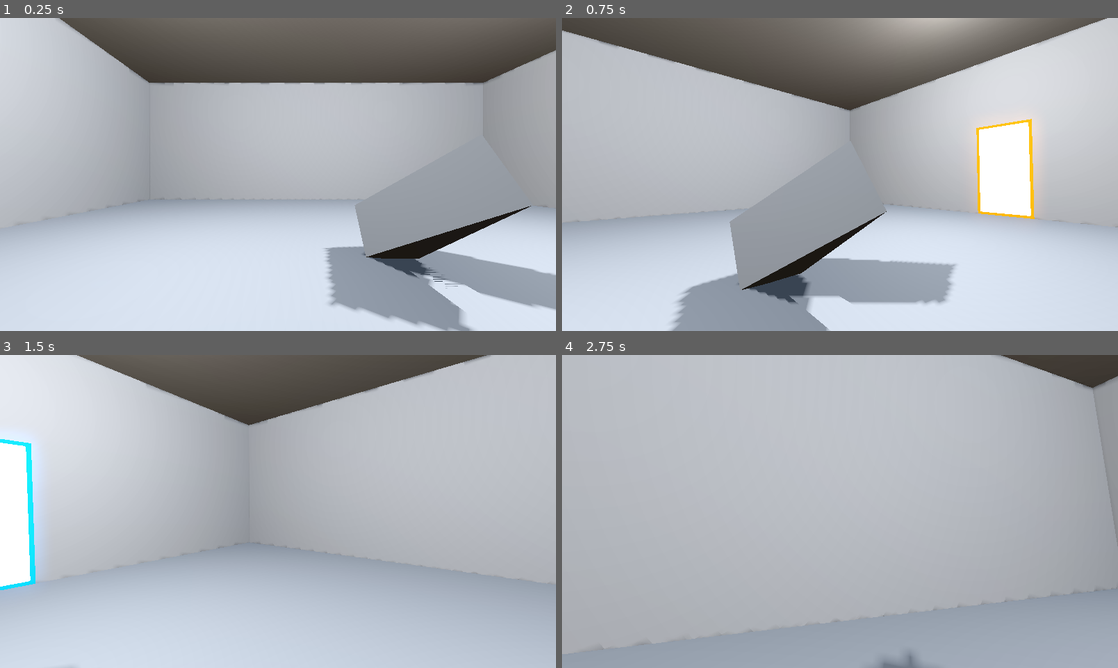
Above: before the commit, frames 1-4 (two rows, left to right).
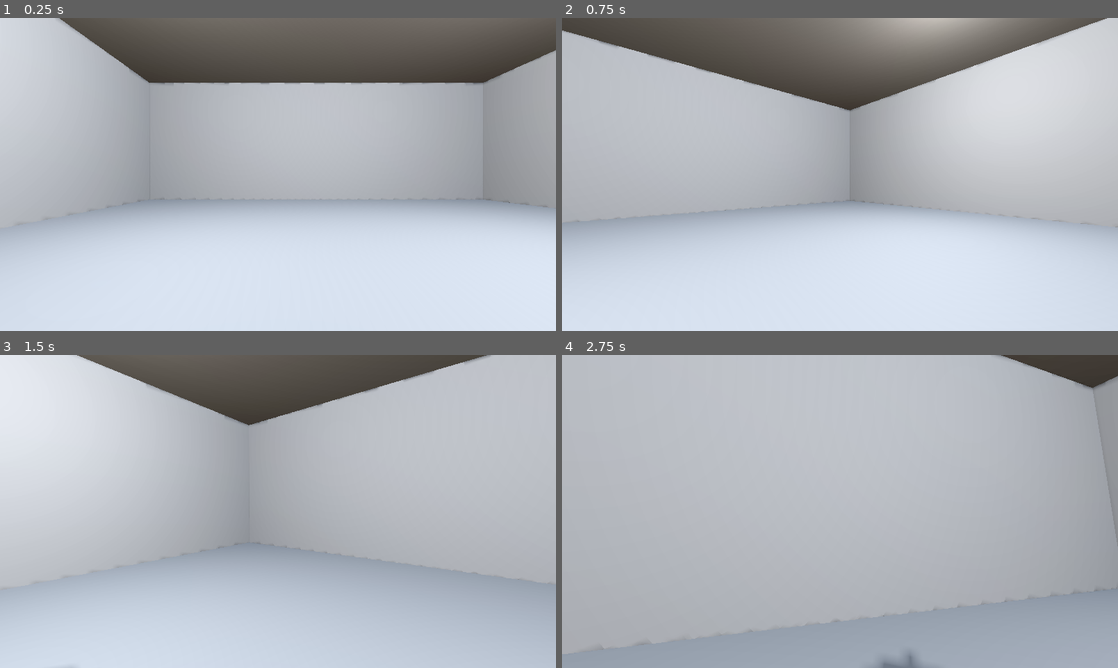
Above: after the commit, the same moments.

Repository: brenioks/portals
Game: Godot game, scene res://assets/levels/lvl1.tscn
Two runs of this game, one before a commit and one after it. Both use one fixed random seed, a clock stepped at 60 frames per second and the inputs below.
Inputs (mouse positions are in pixels of both pictures, inside the frame that each line leads up to):
- Up to frame 1 (0.25 s): no input
- Up to frame 2 (0.75 s): tap Enter at 0.5 s; move the mouse to (867, 174) at 0.52 s; hold W (forward) from 0.53 s (still down)
- Up to frame 3 (1.5 s): keep holding W (forward); tap Space (jump) at 0.77 s; move the mouse to (250, 511) at 1.27 s
- Up to frame 4 (2.75 s): keep holding W (forward); tap Space (jump) at 1.52 s; move the mouse to (851, 505) at 2.02 s

The runs differ from the first frame. In frame 1, 10% of the frame differs, in the area x 58-100%, y 50-100%; in frame 2, 14%, in the area x 19-85%, y 32-100%; in frame 3, 3.2%; in frame 4, nothing differs.

Commit message:
portal view attempt #3
Funny
Portals are in the same wall and 0rad rotated

Diff:
--- a/assets/levels/lvl1.tscn
+++ b/assets/levels/lvl1.tscn
@@ -1,13 +1,8 @@
-[gd_scene load_steps=26 format=3 uid="uid://cj1m7pr8nc0tf"]
+[gd_scene load_steps=12 format=3 uid="uid://cj1m7pr8nc0tf"]
 
 [ext_resource type="Script" path="res://assets/scripts/portals.gd" id="1_0t7j2"]
 [ext_resource type="PackedScene" uid="uid://c5o5wl6urgmbp" path="res://assets/objects/player.tscn" id="1_qsemo"]
 [ext_resource type="PackedScene" uid="uid://27gow0tlrm2d" path="res://assets/objects/portal.tscn" id="2_c53dn"]
-[ext_resource type="Texture2D" uid="uid://bsbtp8f83oxql" path="res://assets/textures/portal.png" id="3_ndqlb"]
-[ext_resource type="Texture2D" uid="uid://csn04y8wn8xpo" path="res://assets/textures/portalempty1.png" id="4_7oj3x"]
-[ext_resource type="Texture2D" uid="uid://dlgtkvul2t0s8" path="res://assets/textures/portalempty2.png" id="5_vr508"]
-[ext_resource type="Texture2D" uid="uid://obbly488n13a" path="res://assets/textures/portalempty3.png" id="6_ekoml"]
-[ext_resource type="Texture2D" uid="uid://401gb8e1s1sx" path="res://assets/textures/portalempty4.png" id="7_n303g"]
 [ext_resource type="Script" path="res://assets/levels/GUI.gd" id="8_6qncl"]
 
 [sub_resource type="ProceduralSkyMaterial" id="ProceduralSkyMaterial_itapp"]
@@ -34,73 +29,6 @@
 volumetric_fog_density = 0.01
 adjustment_enabled = true
 
-[sub_resource type="ViewportTexture" id="ViewportTexture_f2nbl"]
-viewport_path = NodePath("SubViewport")
-
-[sub_resource type="AnimatedTexture" id="AnimatedTexture_30bv6"]
-frames = 4
-speed_scale = 2.0
-frame_0/texture = ExtResource("4_7oj3x")
-frame_0/duration = 0.4
-frame_1/texture = ExtResource("5_vr508")
-frame_1/duration = 0.4
-frame_2/texture = ExtResource("6_ekoml")
-frame_2/duration = 0.4
-frame_3/texture = ExtResource("7_n303g")
-frame_3/duration = 0.4
-
-[sub_resource type="StandardMaterial3D" id="StandardMaterial3D_8260e"]
-albedo_texture = SubResource("AnimatedTexture_30bv6")
-
-[sub_resource type="StandardMaterial3D" id="StandardMaterial3D_lkue5"]
-render_priority = 2
-next_pass = SubResource("StandardMaterial3D_8260e")
-transparency = 2
-alpha_scissor_threshold = 0.5
-alpha_antialiasing_mode = 0
-albedo_color = Color(1, 0, 0, 1)
-albedo_texture = ExtResource("3_ndqlb")
-emission_enabled = true
-emission = Color(1, 0.670588, 0, 1)
-
-[sub_resource type="StandardMaterial3D" id="StandardMaterial3D_iqsbq"]
-resource_local_to_scene = true
-render_priority = 1
-next_pass = SubResource("StandardMaterial3D_lkue5")
-shading_mode = 0
-specular_mode = 2
-albedo_texture = SubResource("ViewportTexture_f2nbl")
-texture_filter = 0
-texture_repeat = false
-disable_receive_shadows = true
-point_size = 13.9
-
-[sub_resource type="ViewportTexture" id="ViewportTexture_5uml2"]
-viewport_path = NodePath("SubViewport")
-
-[sub_resource type="StandardMaterial3D" id="StandardMaterial3D_6gyxo"]
-render_priority = 2
-next_pass = SubResource("StandardMaterial3D_8260e")
-transparency = 2
-alpha_scissor_threshold = 0.5
-alpha_antialiasing_mode = 0
-albedo_color = Color(0, 0, 1, 1)
-albedo_texture = ExtResource("3_ndqlb")
-emission_enabled = true
-emission = Color(0, 0.792157, 1, 1)
-
-[sub_resource type="StandardMaterial3D" id="StandardMaterial3D_pkfff"]
-resource_local_to_scene = true
-render_priority = 1
-next_pass = SubResource("StandardMaterial3D_6gyxo")
-shading_mode = 0
-specular_mode = 2
-albedo_texture = SubResource("ViewportTexture_5uml2")
-texture_filter = 0
-texture_repeat = false
-disable_receive_shadows = true
-point_size = 13.9
-
 [sub_resource type="StyleBoxFlat" id="StyleBoxFlat_seqlk"]
 content_margin_left = 5.0
 content_margin_top = 5.0
@@ -121,9 +49,6 @@
 [sub_resource type="ViewportTexture" id="ViewportTexture_ghrfi"]
 viewport_path = NodePath("SubViewport")
 
-[sub_resource type="PrismMesh" id="PrismMesh_qutub"]
-lightmap_size_hint = Vector2i(14, 21)
-
 [node name="World" type="Node3D"]
 
 [node name="ENVIRONMENT" type="Node" parent="."]
@@ -165,25 +90,11 @@
 
 [node name="PortalA" parent="PORTALS" instance=ExtResource("2_c53dn")]
 unique_name_in_owner = true
-transform = Transform3D(8.9407e-08, 0, 1, 0, 1, 0, -1, 0, 8.9407e-08, -9.98078, 0, -1.31134e-07)
-
-[node name="Mesh" parent="PORTALS/PortalA" index="0"]
-transform = Transform3D(1, 0, 0, 0, 1, 0, 0, 0, 1, -0.2, 2, 1.74846e-08)
-surface_material_override/0 = SubResource("StandardMaterial3D_iqsbq")
-
-[node name="Camera" parent="PORTALS/PortalA/SubViewport" index="0"]
-transform = Transform3D(-4.37114e-08, 0, 1, 0, 1, 0, -1, 0, -4.37114e-08, 9.98172, 1.5, 0.2)
+transform = Transform3D(1, 0, 0, 0, 1, 0, 0, 0, 1, -2, 2, -9.99)
 
 [node name="PortalB" parent="PORTALS" instance=ExtResource("2_c53dn")]
 unique_name_in_owner = true
-transform = Transform3D(-4.37114e-08, 0, -1, 0, 1, 0, 1, 0, -4.37114e-08, 9.98172, 0, 1.31134e-07)
-
-[node name="Mesh" parent="PORTALS/PortalB" index="0"]
-transform = Transform3D(1, 0, 0, 0, 1, 0, 0, 0, 1, 0.2, 2, -1.74846e-08)
-surface_material_override/0 = SubResource("StandardMaterial3D_pkfff")
-
-[node name="Camera" parent="PORTALS/PortalB/SubViewport" index="0"]
-transform = Transform3D(1.19249e-08, 0, -1, 0, 1, 0, 1, 0, 1.19249e-08, -9.98078, 1.5, 0.2)
+transform = Transform3D(1, 0, 0, 0, 1, 0, 0, 0, 1, 2, 2, -9.99)
 
 [node name="Player" parent="." instance=ExtResource("1_qsemo")]
 unique_name_in_owner = true
@@ -292,16 +203,9 @@
 text = "P. B
 "
 
-[node name="ARrai" type="MeshInstance3D" parent="."]
-unique_name_in_owner = true
-transform = Transform3D(1.91069e-15, 2.1785, 4.37114e-08, 4.37114e-08, -9.52251e-08, 1, 1, 0, -4.37114e-08, 0, 1, 0)
-mesh = SubResource("PrismMesh_qutub")
-
 [connection signal="pressed" from="GUI/DebugScreen/CenterContainer/Container/VBoxContainer/ResumeButton" to="GUI" method="_on_resume_button_pressed"]
 [connection signal="pressed" from="GUI/DebugScreen/CenterContainer/Container/VBoxContainer/QuitButton" to="GUI" method="_on_quit_button_pressed"]
 [connection signal="toggled" from="GUI/DebugScreen/CenterContainer/Container/VBoxContainer/PAOnScreenCheck" to="GUI" method="_on_pa_on_screen_check_toggled"]
 [connection signal="toggled" from="GUI/DebugScreen/CenterContainer/Container/VBoxContainer/PBOnScreenCheck" to="GUI" method="_on_pb_on_screen_check_toggled"]
 
-[editable path="PORTALS/PortalA"]
-[editable path="PORTALS/PortalB"]
 [editable path="Player"]
--- a/assets/objects/portal.tscn
+++ b/assets/objects/portal.tscn
@@ -52,7 +52,6 @@
 [node name="Portal" type="Node3D"]
 
 [node name="Mesh" type="MeshInstance3D" parent="."]
-transform = Transform3D(1, 0, 0, 0, 1, 0, 0, 0, 1, 0, 2, 0)
 cast_shadow = 0
 gi_mode = 0
 mesh = SubResource("QuadMesh_ksthq")
@@ -68,5 +67,6 @@
 render_target_update_mode = 4
 
 [node name="Camera" type="Camera3D" parent="SubViewport"]
-transform = Transform3D(1, 0, 0, 0, 1, 0, 0, 0, 1, 0, 2, 0)
 fov = 70.0
+
+[node name="CameraHolder" type="Marker3D" parent="."]
--- a/assets/scripts/portals.gd
+++ b/assets/scripts/portals.gd
@@ -13,26 +13,34 @@
 	PortalA.get_node("Mesh").get_active_material(0).albedo_texture.viewport_path = PortalAViewport
 	PortalB.get_node("Mesh").get_active_material(0).albedo_texture.viewport_path = PortalBViewport
 
+	PortalA.get_node("SubViewport/Camera").position = Vector3.ZERO
+	PortalB.get_node("SubViewport/Camera").position = Vector3.ZERO
+
 func _physics_process(_delta):
 	var PortalAMesh = PortalA.get_node("Mesh")
 	var PortalBMesh = PortalB.get_node("Mesh")
 	var PortalACamera = PortalA.get_node("SubViewport/Camera")
 	var PortalBCamera = PortalB.get_node("SubViewport/Camera")
 
-	#if !Engine.is_editor_hint():
-	PortalACamera.global_position = PortalBMesh.global_position - Vector3(0, .5, 0)
-	PortalBCamera.global_position = PortalAMesh.global_position - Vector3(0, .5, 0)
-	PortalACamera.rotation = PortalB.rotation + Vector3(0, deg_to_rad(180), 0)
-	PortalBCamera.rotation = PortalA.rotation + Vector3(0, deg_to_rad(180), 0)
-	if !Engine.is_editor_hint():
+	if Engine.is_editor_hint():
+		PortalACamera.global_position = PortalBMesh.global_position - Vector3(0, 0, 0)
+		PortalBCamera.global_position = PortalAMesh.global_position - Vector3(0, 0, 0)
+		PortalACamera.rotation = PortalB.rotation + Vector3(0, deg_to_rad(180), 0)
+		PortalBCamera.rotation = PortalA.rotation + Vector3(0, deg_to_rad(180), 0)
+	else:
+		#var linked: Node = links[portal]
+		#var trans: Transform3D = linked.global_transform.inverse() * get_camera_3d().global_transform
+		#var up := Vector3(0, 1, 0)
+		#trans = trans.rotated(up, PI)
+		#portal.get_node("CameraHolder").transform = trans
+		#var cam_pos: Transform3D = portal.get_node("CameraHolder").global_transform
+		#portal.get_node("SubViewport/Camera3D").global_transform = cam_pos
 
-		#var PortalA_PointA = Player.position + PortalACamera.position
-		#var PortalA_AngleA = PortalACamera.position.angle_to(Player.position)
-		#var PortalA_AngleB = PortalA_AngleA + PI
-		#var PortalA_PointB = PortalACamera.position.rotated(PortalA_PointA, PortalA_AngleB)
-		#PortalACamera.rotation.y += PortalA_AngleB#deg_to_rad(PortalACamera.position.angle_to(PortalA_PointB))#deg_to_rad(PortalACamera.position.angle_to(Player.position))
-		#PortalBCamera.rotation.y += deg_to_rad(PortalBCamera.position.angle_to(Player.position))
-
-		#PortalACamera.global_position = PortalB.get_node("Mesh").global_position + (Player.get_node("Mesh").global_position - PortalA.get_node("Mesh").global_position)
-		PortalACamera.global_rotation.y = Player.global_position.angle_to(PortalA.get_node("Mesh").global_position)
-		%ARrai.global_rotation = Player.global_position.direction_to(PortalA.global_position)
+		var PortalA_relativePosition = PortalB.get_node("Mesh").global_transform.inverse() * Player.get_node("Camera").global_transform
+		PortalA_relativePosition = PortalA_relativePosition.rotated(Vector3.UP, PI)
+		PortalA.get_node("CameraHolder").transform = PortalA_relativePosition
+		PortalACamera.global_transform = PortalA.get_node("CameraHolder").global_transform
+		var PortalB_relativePosition = PortalA.get_node("Mesh").global_transform.inverse() * Player.get_node("Camera").global_transform
+		PortalB_relativePosition = PortalB_relativePosition.rotated(Vector3.UP, PI)
+		PortalB.get_node("CameraHolder").transform = PortalB_relativePosition
+		PortalBCamera.global_transform = PortalB.get_node("CameraHolder").global_transform
